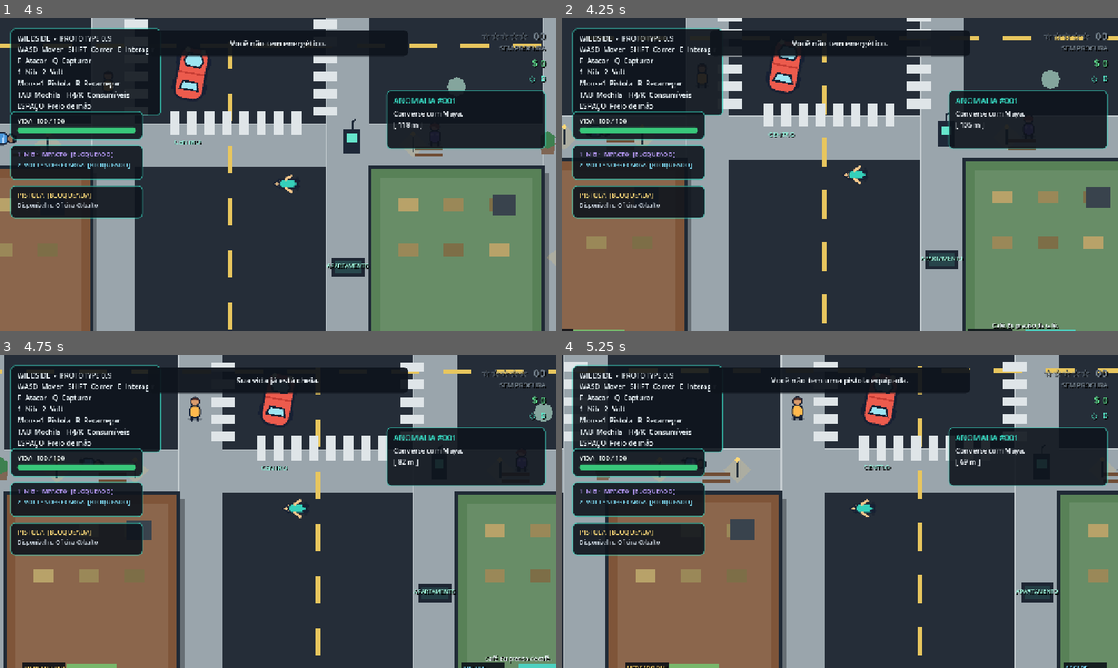
Above: before the commit, frames 1-4 (two rows, left to right).
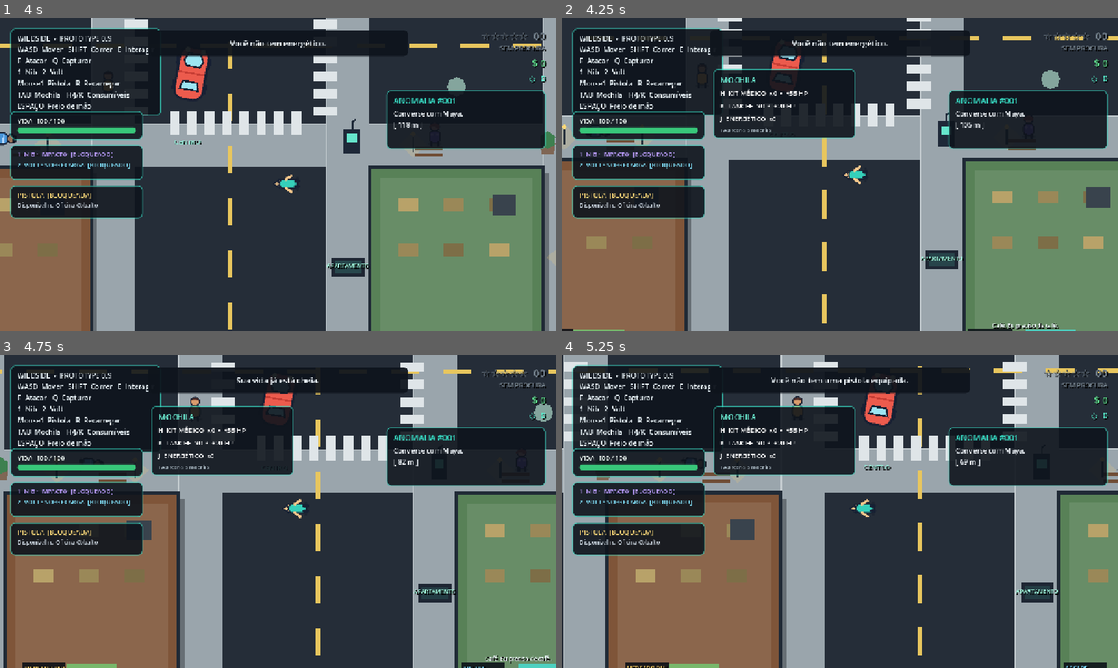
Above: after the commit, the same moments.

Repository: MiguelAlmeidaJ/Wildside
Game: Godot game, scene res://main.tscn
Two runs of this game, one before a commit and one after it. Both use one fixed random seed, a clock stepped at 60 frames per second and the inputs below.
Inputs (mouse positions are in pixels of both pictures, inside the frame that each line leads up to):
- Up to frame 1 (4 s): tap Enter at 0.5 s; move the mouse to (400, 158) at 0.52 s; hold D (move_right) 0.53-1.28 s; hold Shift (run) 0.53-1.28 s; click (400, 158) at 0.67 s; move the mouse to (166, 190) at 1.27 s; hold Space (brake) 1.28-2.03 s; tap F (attack) at 1.35 s; tap Shift (run) every 0.75 s from 1.55 to 3.8 s; move the mouse to (333, 105) at 2.02 s; hold D (move_right) 2.03-2.78 s; hold Q (capture) 2.03-2.78 s; move the mouse to (250, 237) at 2.77 s; hold W (move_up) 2.78-3.53 s; tap E (interact) at 2.85 s; click (250, 237) at 2.92 s; move the mouse to (444, 221) at 3.52 s; hold A (move_left) from 3.53 s (still down); hold J (item_energy) from 3.53 s (still down)
- Up to frame 2 (4.25 s): keep holding A (move_left); keep holding J (item_energy); tap Tab (inventory) at 4.15 s
- Up to frame 3 (4.75 s): keep holding A (move_left); move the mouse to (111, 464) at 4.27 s; release J (item_energy) at 4.28 s; tap H (item_medkit) at 4.35 s; tap Shift (run) at 4.55 s
- Up to frame 4 (5.25 s): move the mouse to (867, 511) at 5.02 s; release A (move_left) at 5.03 s; hold Space (brake) from 5.03 s (still down); hold K (item_snack) from 5.03 s (still down); click (867, 511) at 5.17 s

Frame 1 is identical in both runs. In frame 2, 5.3% of the frame differs, in the area x 27-53%, y 16-39%; in frame 3, 5.3%; in frame 4, 5.4%.

Commit message:
Load safehouse saves and connect inventory HUD

Diff:
--- a/scripts/systems/main.gd
+++ b/scripts/systems/main.gd
@@ -11,14 +11,22 @@
 	player.message_requested.connect(hud.show_message)
 	player.health_changed.connect(hud.set_health)
 	player.arrest_progress_changed.connect(hud.set_arrest_progress)
+	player.inventory_toggle_requested.connect(hud.toggle_inventory)
+
 	GameManager.reset_run()
 	WantedManager.reset_run()
 	MissionManager.reset_run()
+	SideJobManager.reset_run()
+
 	hud.set_health(player.health, player.max_health)
-	hud.show_message("Saia do apartamento e fale com Maya • Esta noite está diferente.")
 
+	if SaveManager.load_game():
+		hud.show_message("SAVE CARREGADO • você voltou ao último descanso no apartamento.")
+	else:
+		hud.show_message("Saia do apartamento e fale com Maya • Esta noite está diferente.")
 
 
 func _process(_delta: float) -> void:
 	hud.set_wild_ability("nib", nib.captured, nib.ability_cooldown_left, nib.ability_cooldown)
 	hud.set_wild_ability("volt", volt.captured, volt.ability_cooldown_left, volt.ability_cooldown)
+	hud.set_energy_boost(player.energy_boost_left)
